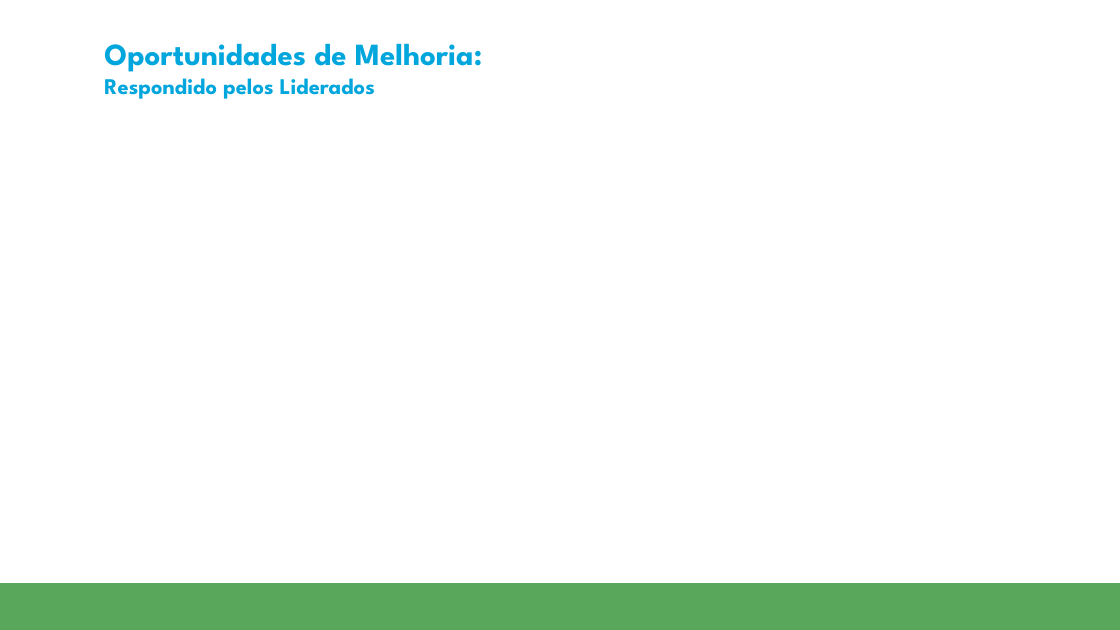
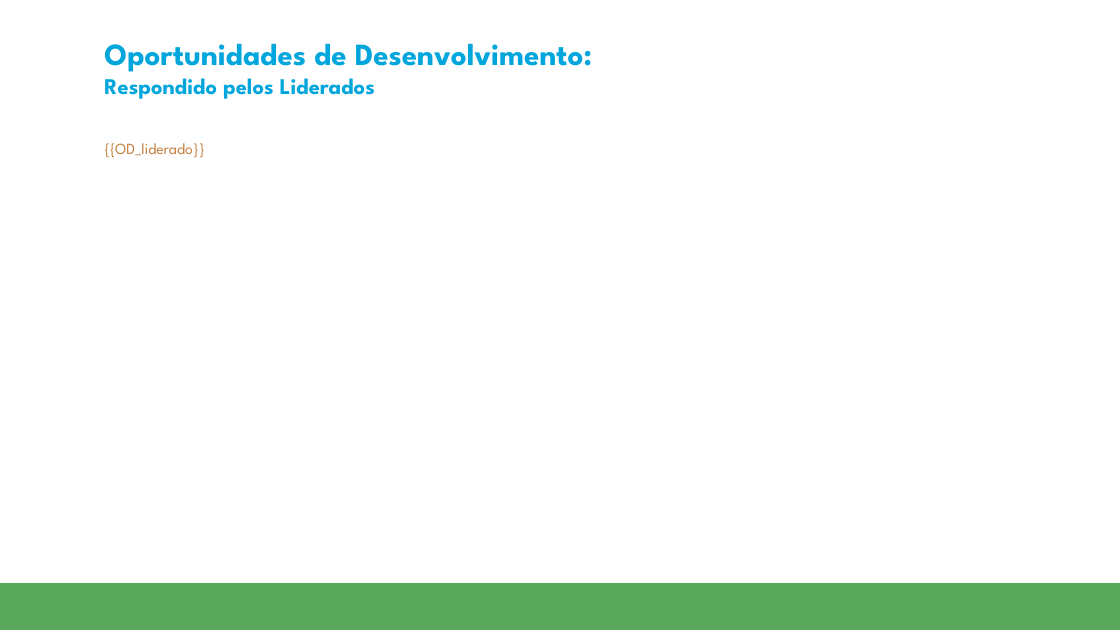
Before and after one commit to hugobovareto/Avaliacao-de-Desempenho-2025, a slide deck: slide 30 of templates/[GARN] Modelo de apresentação de slides.pptx. Drawn at 1120x630 pixels with LibreOffice and Linux fonts; fonts in the diff are those of the drawing; background and template pictures are left out. Boxes give left, top, right and bottom in pixels: in the first picture for what was removed or moved away, otherwise in the second. Text is boxed around its words. In the diff, an @@ line names an element or a change of style, - is before the commit and + after.

```diff
--- a/templates/[GARN] Modelo de apresentação de slides.pptx
+++ b/templates/[GARN] Modelo de apresentação de slides.pptx
@@ title at <box>104,43,592,99</box>: text changed @@
-Oportunidades de Melhoria:
-Respondido pelos Liderados
+Oportunidades de Desenvolvimento:
+Respondido pelos Liderados
@@ text added at <box>104,143,204,158</box>, 10 pt, text #C4803F @@
+{{OD_liderado}}
```
Also in this commit, not shown: 27 other slides changed, 4 other files.
